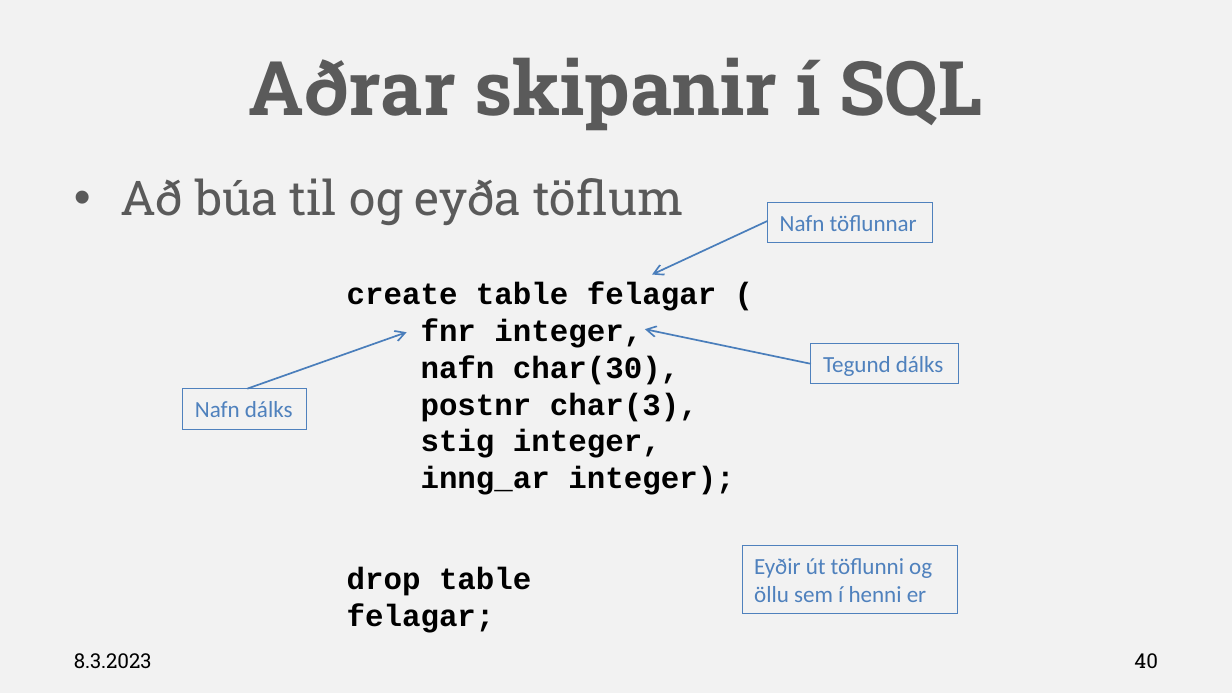
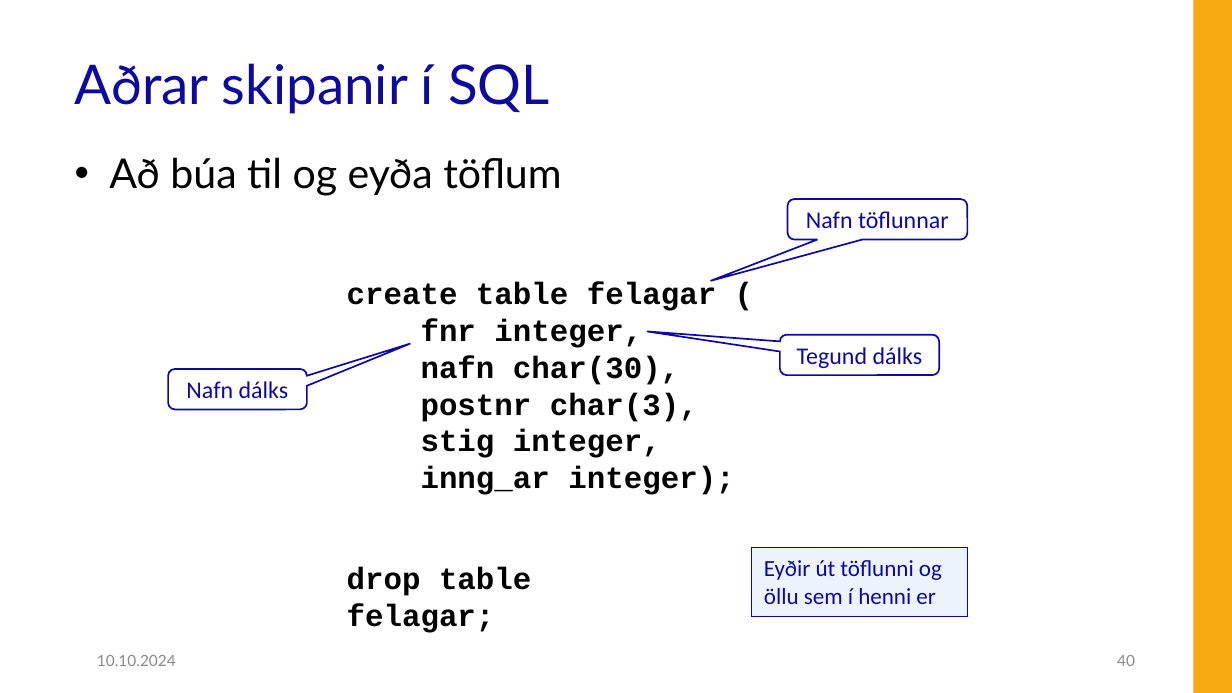
Before and after one commit to Hjalmtyr/SQL1, a slide deck: slide 40 of SQL-I.pptx. Drawn at 1232x693 pixels with LibreOffice and Linux fonts; fonts in the diff are those of the drawing; background and template pictures are left out. Boxes give left, top, right and bottom in pixels: in the first picture for what was removed or moved away, otherwise in the second. Text is boxed around its words. In the diff, an @@ line names an element or a change of style, - is before the commit and + after.

```diff
--- a/SQL-I.pptx
+++ b/SQL-I.pptx
@@ background #F2F2F2 to #FFFFFF @@
@@ rectangle added at [1194, 0, 1232, 693], fill #F8AA11 @@
@@ title "Aðrar skipanir í SQL": place and size @@
-title "Aðrar skipanir í SQL" at [249, 57, 982, 131]
+title "Aðrar skipanir í SQL" at [75, 63, 550, 114]
@@ title "Aðrar skipanir í SQL" at [75, 63, 550, 114]: size 44 to 32 pt, font Roboto Slab to Lato, text colour #5A5A5A to #10099F, bold off; alignment centre to left; line spacing 1 to 0.9; vertical alignment middle to bottom @@
@@ text "Að búa til og eyða ...": place and size @@
-text "Að búa til og eyða ..." at [120, 178, 683, 225]
+text "Að búa til og eyða ..." at [109, 157, 561, 196]
@@ text "Að búa til og eyða ..." at [109, 157, 561, 196]: size 28 to 24 pt, font Roboto Slab to Lato, text colour #5A5A5A to #000000; indent changed @@
@@ rounded speech box "Nafn töflunnar": place and size @@
-rounded speech box "Nafn töflunnar" at [768, 202, 931, 243]
+rounded speech box "Nafn töflunnar" at [787, 200, 967, 240]
@@ arrow removed from (768, 221) to (652, 275) @@
@@ arrow removed from (811, 363) to (644, 329) @@
@@ arrow removed from (248, 389) to (407, 333) @@
@@ rounded speech box "Tegund dálks": place and size @@
-rounded speech box "Tegund dálks" at [811, 344, 958, 384]
+rounded speech box "Tegund dálks" at [780, 335, 939, 376]
@@ size 13.5 to 14 pt, text colour #4F81BD to #10099F; alignment left to centre; vertical alignment top to middle; rectangle to rounded speech box; fill none to #FFFFFF; outline #4F81BD 0.75 pt to #10099F 1 pt in 3 elements at [787, 200, 967, 240], [780, 335, 939, 376], [168, 370, 307, 410] @@
@@ rounded speech box "Nafn dálks": place and size @@
-rounded speech box "Nafn dálks" at [182, 389, 307, 430]
+rounded speech box "Nafn dálks" at [168, 370, 307, 410]
@@ rectangle "Eyðir út töflunni og öllu ...": place and size @@
-rectangle "Eyðir út töflunni og öllu ..." at [742, 546, 957, 615]
+rectangle "Eyðir út töflunni og öllu ..." at [752, 548, 967, 617]
@@ rectangle "Eyðir út töflunni og öllu ..." at [752, 548, 967, 617]: text colour #4F81BD to #10099F; fill none to #C6D9F1 at 30% opacity; outline #4F81BD 0.75 pt to #10099F 0.75 pt @@
@@ text at [97, 655, 176, 666]: text changed; size 12 to 9 pt; font Roboto Slab to Lato; text colour #000000 to #8C8C8C @@
-8.3.2023
+10.10.2024
@@ page number: place and size @@
-page number at [1134, 653, 1158, 668]
+page number at [1117, 655, 1135, 666]
@@ page number at [1117, 655, 1135, 666]: size 12 to 9 pt, font Roboto Slab to Lato, text colour #000000 to #8C8C8C @@
```
Also in this commit, not shown: 81 other slides changed, 2 slides added, 2 slides removed, 25 other files.
